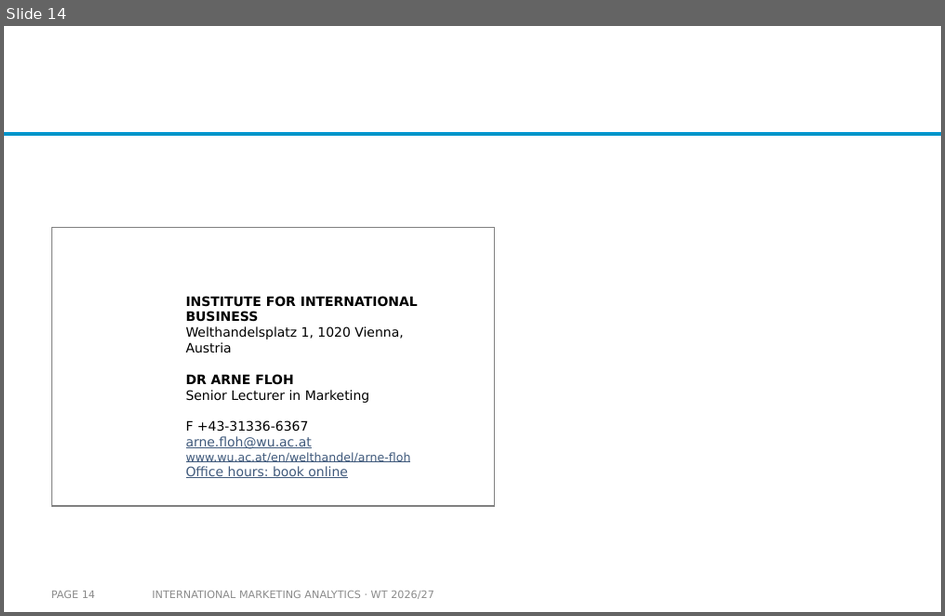
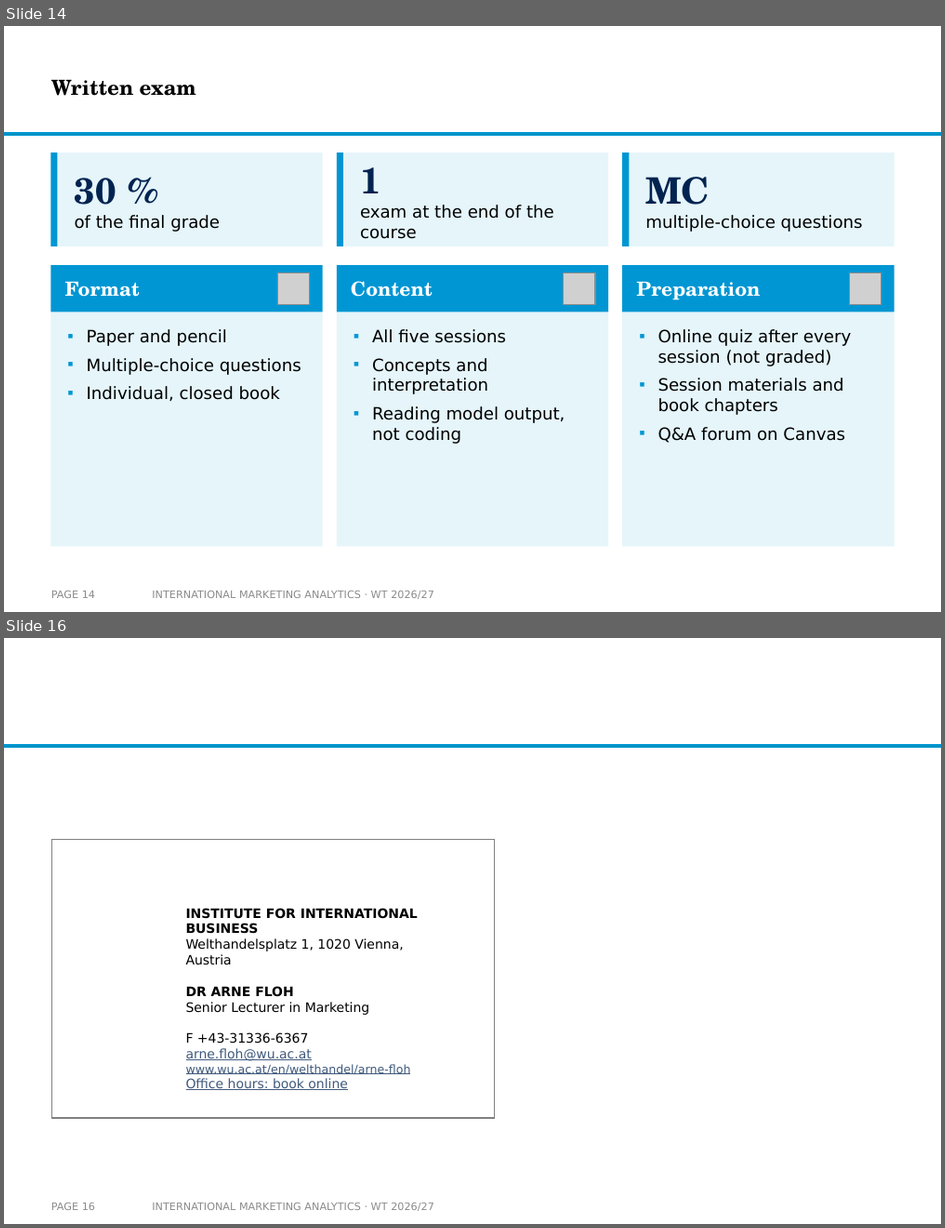
Before and after one commit to arnefloh-wu/International-Marketing-Analytics, a slide deck: slides/00a_course-content-and-style_WT26-27.pptx. Shown one above the other, each under a label of ours: slide 14 before the commit, slides 14 and 16 after it; the slides between them are not shown. The pictures are 945x616 and 945x1228 pixels, drawn with LibreOffice and Linux fonts; fonts in the diff are those of the drawing; grey boxes stand for pictures; background and template pictures are left out. Boxes give left, top, right and bottom in pixels: in the first picture for what was removed or moved away, otherwise in the second. Text is boxed around its words. In the diff, an @@ line names an element or a change of style, - is before the commit and + after.

```diff
--- a/slides/00a_course-content-and-style_WT26-27.pptx
+++ b/slides/00a_course-content-and-style_WT26-27.pptx
@@ slide 14 added at bbox=[4, 26, 941, 612], background #FFFFFF; not listed: 1 template element that a slide beside it also shows @@
@@ title added at bbox=[51, 79, 197, 96], 16 pt, text #000000, bold @@
+Written exam
@@ rectangle added at bbox=[50, 152, 323, 246], fill #E5F5FA @@
@@ rectangle added at bbox=[50, 152, 57, 246], fill #0096D3 @@
@@ rectangle added at bbox=[337, 152, 608, 246], fill #E5F5FA @@
@@ rectangle added at bbox=[337, 152, 343, 246], fill #0096D3 @@
@@ rectangle added at bbox=[622, 152, 895, 246], fill #E5F5FA @@
@@ rectangle added at bbox=[622, 152, 629, 246], fill #0096D3 @@
@@ text added at bbox=[75, 178, 220, 232], 13 pt, text #000000 @@
+30 %
+of the final grade
@@ text added at bbox=[360, 167, 555, 239], 13 pt, text #000000 @@
+1
+exam at the end of the course
@@ text added at bbox=[646, 177, 863, 232], 13 pt, text #000000 @@
+MC
+multiple-choice questions
@@ rectangle added at bbox=[50, 265, 323, 312], fill #0096D3 @@
@@ picture added at bbox=[277, 272, 310, 304] @@
@@ rectangle added at bbox=[337, 265, 608, 312], fill #0096D3 @@
@@ picture added at bbox=[564, 272, 595, 304] @@
@@ rectangle added at bbox=[622, 265, 895, 312], fill #0096D3 @@
@@ picture added at bbox=[849, 272, 881, 304] @@
@@ text added at bbox=[65, 282, 140, 297], 15 pt, text #FFFFFF, bold @@
+Format
@@ text added at bbox=[351, 281, 433, 297], 15 pt, text #FFFFFF, bold @@
+Content
@@ text added at bbox=[636, 282, 760, 300], 15 pt, text #FFFFFF, bold @@
+Preparation
@@ rectangle added at bbox=[50, 312, 323, 546], fill #E5F5FA @@
@@ text added at bbox=[87, 329, 302, 401], 13 pt, text #000000 @@
+▪ Paper and pencil
+▪ Multiple-choice questions
+▪ Individual, closed book
@@ rectangle added at bbox=[337, 312, 608, 546], fill #E5F5FA @@
@@ text added at bbox=[372, 329, 566, 444], 13 pt, text #000000 @@
+▪ All five sessions
+▪ Concepts and interpretation
+▪ Reading model output, not coding
@@ rectangle added at bbox=[622, 312, 895, 546], fill #E5F5FA @@
@@ text added at bbox=[659, 329, 851, 443], 13 pt, text #000000 @@
+▪ Online quiz after every session (not graded)
+▪ Session materials and book chapters
+▪ Q&A forum on Canvas
@@ page number added at bbox=[51, 591, 95, 598], 8 pt, text #8C8C8C @@
+PAGE 14
@@ text added at bbox=[152, 591, 435, 599], 8 pt, text #8C8C8C @@
+INTERNATIONAL MARKETING ANALYTICS · WT 2026/27
@@ what was slide 14 is now slide 16 @@
@@ page number at bbox=[51, 1203, 95, 1210]: text changed @@
-PAGE 14
+PAGE 16
```
Also in this commit, not shown: 8 slides changed, 1 other slide added, 4 other files.
